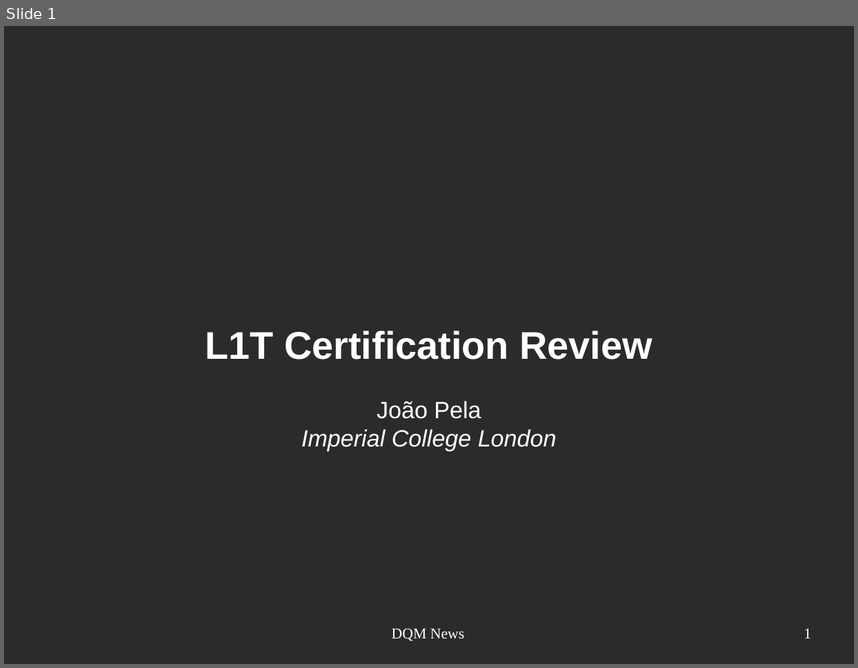
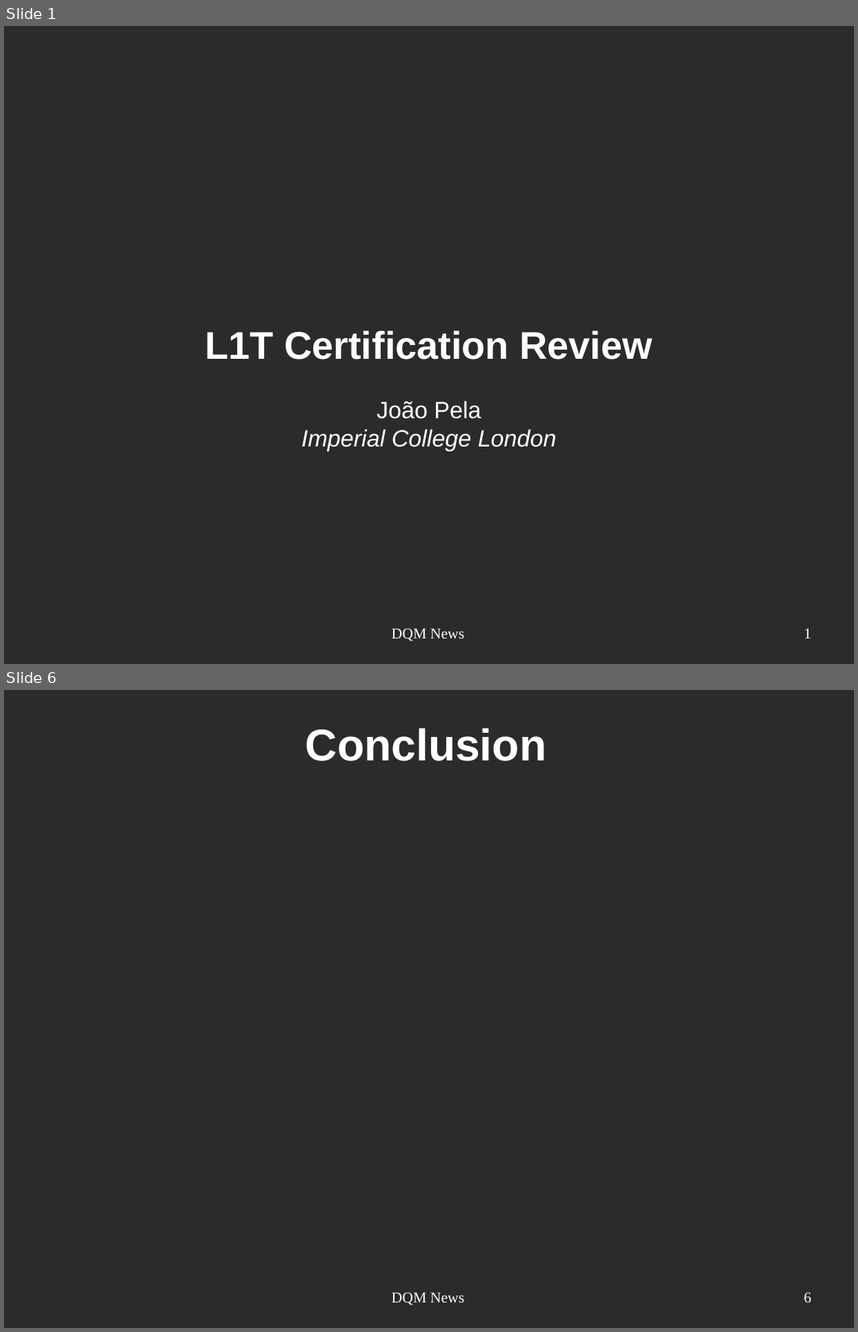
Before and after one commit to joaopela/WorkPresentations, a slide deck: cms/DQM_Meeting/2013-10-01/2013-10-01_DQMMeeting_JPela.odp. Shown one above the other, each under a label of ours: slide 1 before the commit, slides 1 and 6 after it; the slides between them are not shown. The pictures are 858x668 and 858x1332 pixels, drawn with LibreOffice and Linux fonts; fonts in the diff are those of the drawing; background and template pictures are left out; a plain dark background stands for a picture behind light text. Boxes give left, top, right and bottom in pixels: in the first picture for what was removed or moved away, otherwise in the second. Text is boxed around its words. In the diff, an @@ line names an element or a change of style, - is before the commit and + after.

```diff
--- a/cms/DQM_Meeting/2013-10-01/2013-10-01_DQMMeeting_JPela.odp
+++ b/cms/DQM_Meeting/2013-10-01/2013-10-01_DQMMeeting_JPela.odp
@@ slide 6 added at bbox=[4, 690, 854, 1328], background picture (left out) @@
@@ title added at bbox=[306, 728, 547, 761], 41.4 pt, text #FFFFFF, bold @@
+Conclusion
@@ text added at bbox=[392, 1292, 465, 1305], 14 pt, text #FFFFFF @@
+DQM News
@@ page number added at bbox=[804, 1292, 811, 1302], 14 pt, text #FFFFFF @@
+6
```
Also in this commit, not shown: 1 slide changed, 3 other slides added.
